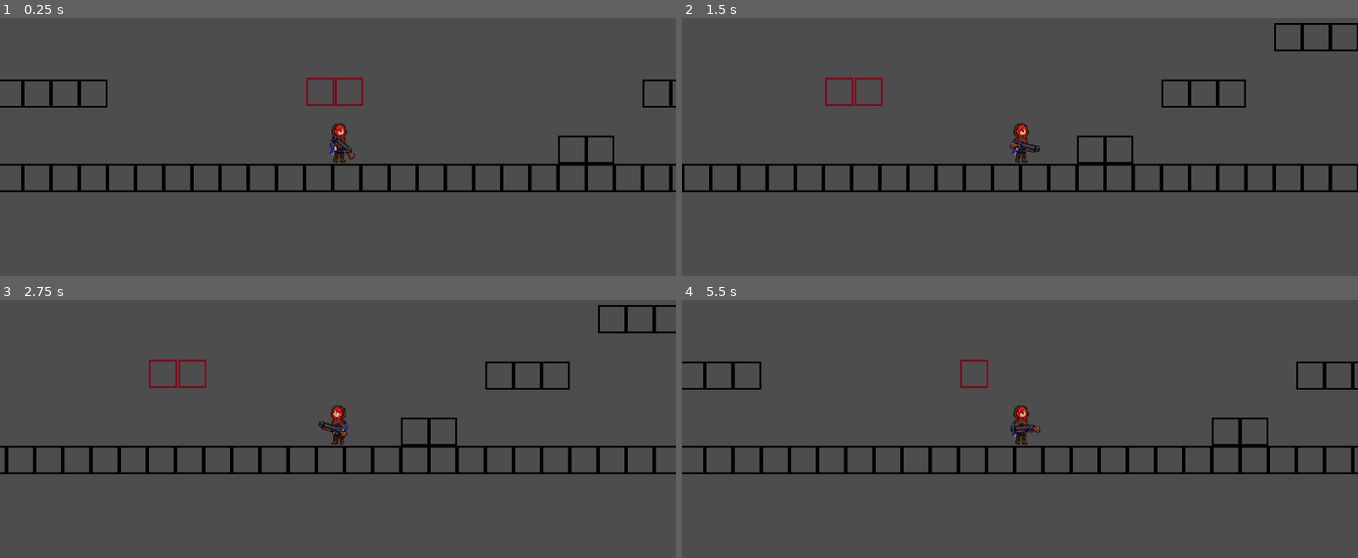
Above: before the commit, frames 1-4 (two rows, left to right).
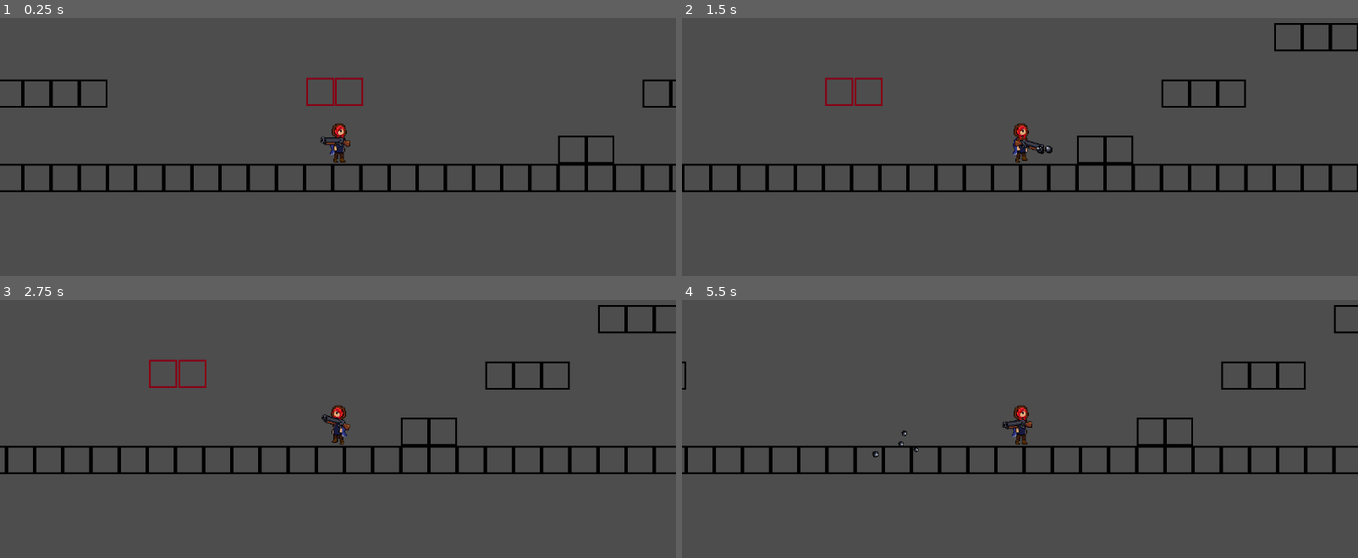
Above: after the commit, the same moments.

Repository: Lohnknechte/FightLab
Game: Godot game, scene res://src/scenes/level01.tscn
The game is run twice, just before and just after one commit, with the same random seed, the same clock (stepped at 60 frames per second) and the same inputs.
Inputs (mouse positions are in pixels of both pictures, inside the frame that each line leads up to):
- Up to frame 1 (0.25 s): no input
- Up to frame 2 (1.5 s): tap Enter at 0.5 s; move the mouse to (986, 219) at 0.52 s; hold Right (ui_right) from 0.53 s (still down); click (986, 219) at 0.67 s; tap Up (ui_up) at 0.77 s; move the mouse to (1222, 198) at 1.27 s; click (1222, 198) at 1.42 s
- Up to frame 3 (2.75 s): tap Up (ui_up) at 1.52 s; move the mouse to (135, 367) at 2.02 s; release Right (ui_right) at 2.03 s; hold Left (ui_left) from 2.03 s (still down); click (135, 367) at 2.17 s
- Up to frame 4 (5.5 s): move the mouse to (1053, 423) at 2.77 s; click (1053, 423) at 2.92 s; tap Up (ui_up) at 3.02, 3.77, 4.52 s; move the mouse to (918, 330) at 3.52 s; click (918, 330) at 3.67 s; move the mouse to (1168, 405) at 4.27 s; release Left (ui_left) at 4.28 s; hold Right (ui_right) from 4.28 s (still down); click (1168, 405) at 4.42 s; move the mouse to (884, 444) at 5.02 s; click (884, 444) at 5.17 s

The runs differ from the first frame. In frame 1, 0.2% of the frame differs, in the area x 47-53%, y 45-55%; in frame 2, 0.2%; in frame 3, 0.3%; in frame 4, 4.4%, in the area x 0-100%, y 1-67%.

Commit message:
Shoot function for basis Weapon added

Diff:
--- /dev/null
+++ b/Assets/Scripts/basis_weapon.gd
@@ -0,0 +1,46 @@
+extends Node2D
+
+
+const BULLET_SCENE = preload("res://src/scenes/Bullet.tscn")
+@onready var muzzle = $Muzzle
+var _sprite: Sprite2D
+const CHARACTER_SCENE = preload("res://src/scenes/player.tscn")
+
+var originalPosX : float
+var originalPosY : float
+
+func _ready() -> void:
+	_sprite = $Sprite
+
+
+func _process(delta: float) -> void:
+	var mouse_pos = get_global_mouse_position()
+	var to_mouse = mouse_pos - global_position
+
+	$Sprite.flip_v = to_mouse.x < 0
+
+	look_at(mouse_pos)
+
+func _input(event):
+	if event is InputEventMouseButton and event.pressed:
+		if event.button_index == MOUSE_BUTTON_LEFT :
+			shoot()
+
+func shoot():
+	var bullet_count = randf_range(4,7)
+	var spread_angle = 0.3 # Radians
+
+	for i in range(bullet_count):
+		var bullet = BULLET_SCENE.instantiate()
+
+		# Set bullet position to muzzle
+		bullet.global_position = muzzle.global_position
+
+		# Calculate angle variation
+		var rotation_offset = (i - (bullet_count - 1) / 2.0) * randf_range(-spread_angle, spread_angle)
+
+		# Set direction based on player rotation + spread
+		bullet.rotation = global_rotation + rotation_offset
+
+		# Spawn bullet
+		get_tree().root.add_child(bullet)
--- /dev/null
+++ b/Assets/Scripts/bullet.gd
@@ -0,0 +1,46 @@
+extends Area2D
+
+@export var speed: float = randf_range(150, 250)
+@export var max_distance: float = randf_range(75, 100)
+@export var rand_scale: float = randf_range(0.8, 1.4)
+var distance_traveled: float = 0.0
+var previous_position: Vector2
+
+func _ready() -> void:
+	self.scale = Vector2(rand_scale,rand_scale)
+	connect("body_entered", Callable(self, "_on_body_entered"))
+	previous_position = global_position
+
+func _physics_process(delta: float) -> void:
+	# Move the bullet
+	var move_vector = transform.x * speed * delta
+	global_position += move_vector
+	distance_traveled += move_vector.length()
+
+	# Raycast along the bullet's path (Godot 4)
+	var space_state = get_world_2d().direct_space_state
+	var query = PhysicsRayQueryParameters2D.new()
+	query.from = previous_position
+	query.to = global_position
+	query.exclude = [self]
+
+	var result = space_state.intersect_ray(query)
+	if result:
+		var collider = result.collider
+		if collider and collider.is_in_group("Destructibles"):
+			if collider.has_method("detonate"):
+				collider.detonate()
+			queue_free()
+			return
+
+	previous_position = global_position
+
+	# Despawn if exceeded max distance
+	if distance_traveled >= max_distance:
+		queue_free()
+
+func _on_body_entered(body: Node) -> void:
+	if body.is_in_group("Destructibles"):
+		if body.has_method("detonate"):
+			body.detonate()
+		queue_free()
--- a/Assets/Scripts/character.gd
+++ b/Assets/Scripts/character.gd
@@ -8,15 +8,12 @@
 
 var _gravity: float = ProjectSettings.get_setting("physics/2d/default_gravity")
 var _sprite: AnimatedSprite2D
-var _weaponSprite: Sprite2D
-var _weaponPivot: Node2D
+var originalPosX : float
 
 var facing_left : bool
 
 func _ready() -> void:
 	_sprite = $AnimatedSprite2D
-	_weaponSprite = $WeaponPivot/Sprite
-	_weaponPivot = $WeaponPivot
 
 func _physics_process(delta: float) -> void:
 	var vel: Vector2 = velocity
@@ -37,9 +34,10 @@
 
 		facing_left = direction < 0.0
 		_sprite.flip_h = facing_left
-
+		_sprite.play("walk")
 	else:
 		vel.x = move_toward(vel.x, 0.0, friction * speed * delta)
+		_sprite.play("idle")
 
 	velocity = vel
 	move_and_slide()
--- a/Assets/Scripts/weapon_pivot.gd
+++ b/Assets/Scripts/weapon_pivot.gd
@@ -1,15 +1,13 @@
 extends Node2D
 
 var _sprite: Sprite2D
-var _character: CharacterBody2D
+const CHARACTER_SCENE = preload("res://src/scenes/player.tscn")
 
 var originalPosX : float
 var originalPosY : float
 
 func _ready() -> void:
 	_sprite = $Sprite
-	_character = get_parent()
-
 	originalPosX = self.position.x
 	originalPosY = self.position.y
 
@@ -18,6 +16,6 @@
 	var to_mouse = mouse_pos - global_position
 
 	$Sprite.flip_v = to_mouse.x < 0
-	self.position.x = -originalPosX if _character.facing_left else originalPosX
+	self.position.x = -originalPosX if CHARACTER_SCENE.facing_left else originalPosX
 
 	look_at(mouse_pos)
--- a/destructible_Block.gd
+++ /dev/null
@@ -1,11 +0,0 @@
-extends Area2D
-
-
-# Called when the node enters the scene tree for the first time.
-func _ready() -> void:
-	pass # Replace with function body.
-
-
-# Called every frame. 'delta' is the elapsed time since the previous frame.
-func _process(delta: float) -> void:
-	pass
--- /dev/null
+++ b/src/scenes/BasisWeapon.tscn
@@ -0,0 +1,15 @@
+[gd_scene format=3 uid="uid://gttw8r6ysa35"]
+
+[ext_resource type="Script" uid="uid://b10t8885xwwap" path="res://Assets/Scripts/basis_weapon.gd" id="1_phect"]
+[ext_resource type="Texture2D" uid="uid://bdup06cfi6lae" path="res://Assets/Sprites/weapons/guns/shotgun.png" id="2_phect"]
+
+[node name="BasisWeapon" type="Node2D" unique_id=1560606592]
+script = ExtResource("1_phect")
+
+[node name="Sprite" type="Sprite2D" parent="." unique_id=1156611958]
+position = Vector2(7, 1)
+scale = Vector2(0.6, 0.6)
+texture = ExtResource("2_phect")
+
+[node name="Muzzle" type="Marker2D" parent="." unique_id=128665943]
+position = Vector2(22, 0)
--- /dev/null
+++ b/src/scenes/Bullet.tscn
@@ -0,0 +1,16 @@
+[gd_scene format=3 uid="uid://pxc810m8jj2l"]
+
+[ext_resource type="Script" uid="uid://5kdrw3r1nvrn" path="res://Assets/Scripts/bullet.gd" id="1_6qdk2"]
+[ext_resource type="Texture2D" uid="uid://cn63yf0me57n2" path="res://Assets/Sprites/weapons/ammo/shotgun/buckshot.png" id="2_h23yn"]
+
+[sub_resource type="CircleShape2D" id="CircleShape2D_6qdk2"]
+radius = 3.1622777
+
+[node name="Bullet" type="Area2D" unique_id=1205347518]
+script = ExtResource("1_6qdk2")
+
+[node name="Sprite2D" type="Sprite2D" parent="." unique_id=847219232]
+texture = ExtResource("2_h23yn")
+
+[node name="BulletHitDetector" type="CollisionShape2D" parent="." unique_id=329390983]
+shape = SubResource("CircleShape2D_6qdk2")
--- a/src/scenes/destructible_block.tscn
+++ b/src/scenes/destructible_block.tscn
@@ -1,6 +1,6 @@
 [gd_scene format=3 uid="uid://b3il3nssyiulc"]
 
-[ext_resource type="Script" uid="uid://b1sch0236p503" path="res://destructible_object.gd" id="1_anqmp"]
+[ext_resource type="Script" uid="uid://b1sch0236p503" path="res://Assets/Scripts/destructible_object.gd" id="1_anqmp"]
 [ext_resource type="Texture2D" uid="uid://btwhlpwkkfg7k" path="res://Assets/Sprites/tilemap/temp-tilemap - destructable.png" id="2_pmwu7"]
 
 [sub_resource type="RectangleShape2D" id="RectangleShape2D_7637h"]
@@ -9,13 +9,6 @@
 [node name="RigidBody2D" type="RigidBody2D" unique_id=2079456990]
 gravity_scale = 0.0
 script = ExtResource("1_anqmp")
-blocks_per_side = null
-blocks_impulse = null
-debris_max_time = null
-remove_debris = null
-collision_layers = null
-collision_masks = null
-respawn_delay = null
 
 [node name="CollisionShape2D" type="CollisionShape2D" parent="." unique_id=782499340]
 shape = SubResource("RectangleShape2D_7637h")
--- a/src/scenes/player.tscn
+++ b/src/scenes/player.tscn
@@ -2,8 +2,7 @@
 
 [ext_resource type="Script" uid="uid://dbd8b2nnu5mx8" path="res://Assets/Scripts/character.gd" id="1_v4rts"]
 [ext_resource type="Texture2D" uid="uid://4sx31ber6ope" path="res://Assets/Sprites/Character_walk.png" id="2_v4rts"]
-[ext_resource type="Texture2D" uid="uid://bjvmj1y5dh211" path="res://Assets/Sprites/weapons/guns/shotgun.png" id="3_hwyk6"]
-[ext_resource type="Script" uid="uid://bmk5yoyhxq7on" path="res://Assets/Scripts/weapon_pivot.gd" id="3_l2v1k"]
+[ext_resource type="PackedScene" uid="uid://gttw8r6ysa35" path="res://src/scenes/BasisWeapon.tscn" id="3_hwyk6"]
 
 [sub_resource type="CapsuleShape2D" id="CapsuleShape2D_hwyk6"]
 height = 48.0
@@ -62,15 +61,10 @@
 [node name="AnimatedSprite2D" type="AnimatedSprite2D" parent="." unique_id=1356898955]
 position = Vector2(1, 0)
 sprite_frames = SubResource("SpriteFrames_0hlw3")
-animation = &"idle"
+animation = &"walk"
 
 [node name="Camera2D" type="Camera2D" parent="." unique_id=2128611471]
 zoom = Vector2(1.5, 1.5)
 
-[node name="WeaponPivot" type="Node2D" parent="." unique_id=592780667]
-position = Vector2(6, 5)
-script = ExtResource("3_l2v1k")
-
-[node name="Sprite" type="Sprite2D" parent="WeaponPivot" unique_id=354690315]
-scale = Vector2(0.6, 0.6)
-texture = ExtResource("3_hwyk6")
+[node name="BasisWeapon" parent="." unique_id=1560606592 instance=ExtResource("3_hwyk6")]
+position = Vector2(4, 0)
Not shown, added: Assets/Scripts/basis_weapon.gd.uid
Not shown, added: Assets/Scripts/bullet.gd.uid
Renamed: destructible_object.gd -> Assets/Scripts/destructible_object.gd
Renamed: destructible_object.gd.uid -> Assets/Scripts/destructible_object.gd.uid
Not shown, removed: destructible_Block.gd.uid
Not shown: 1 places in src/scenes/level01.tscn that only renumber resources
